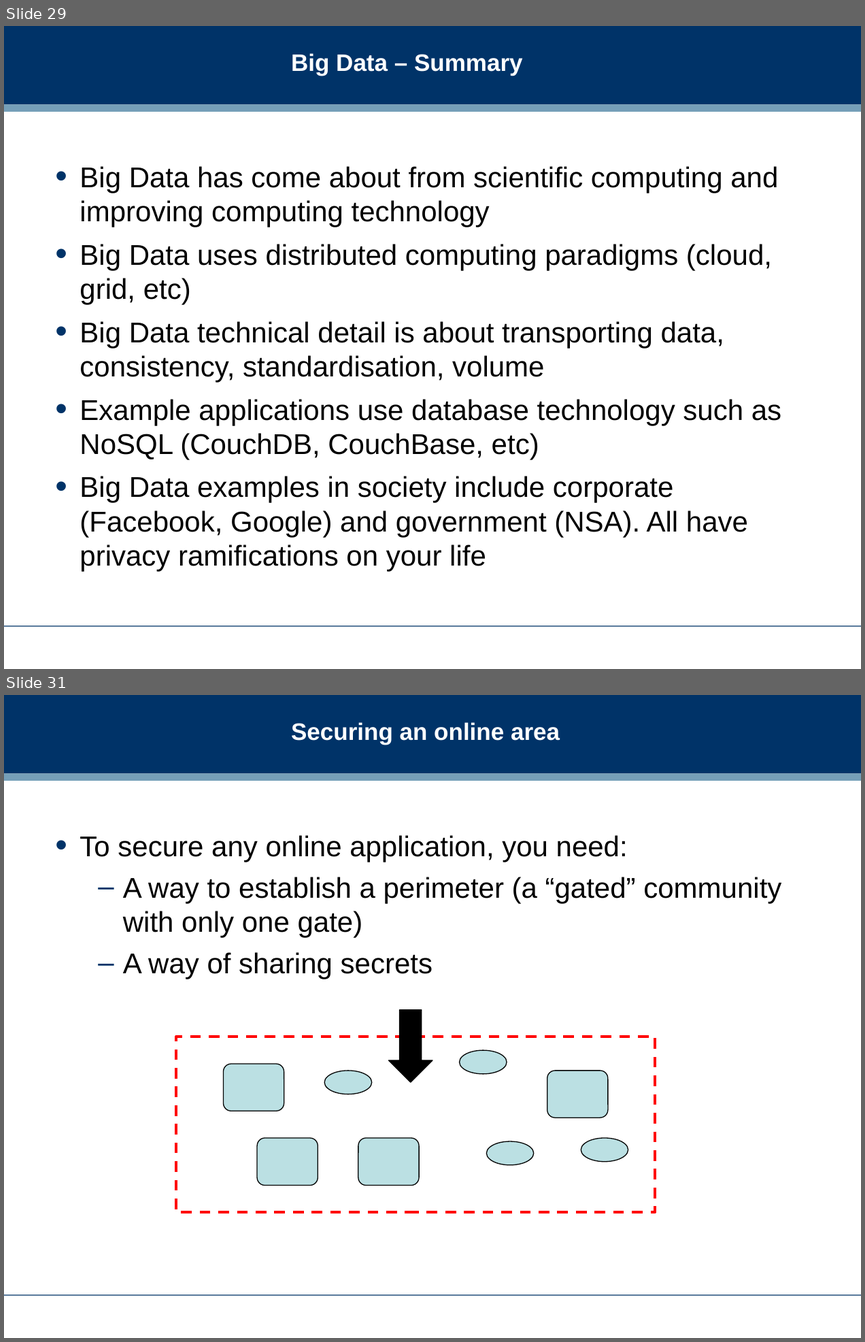
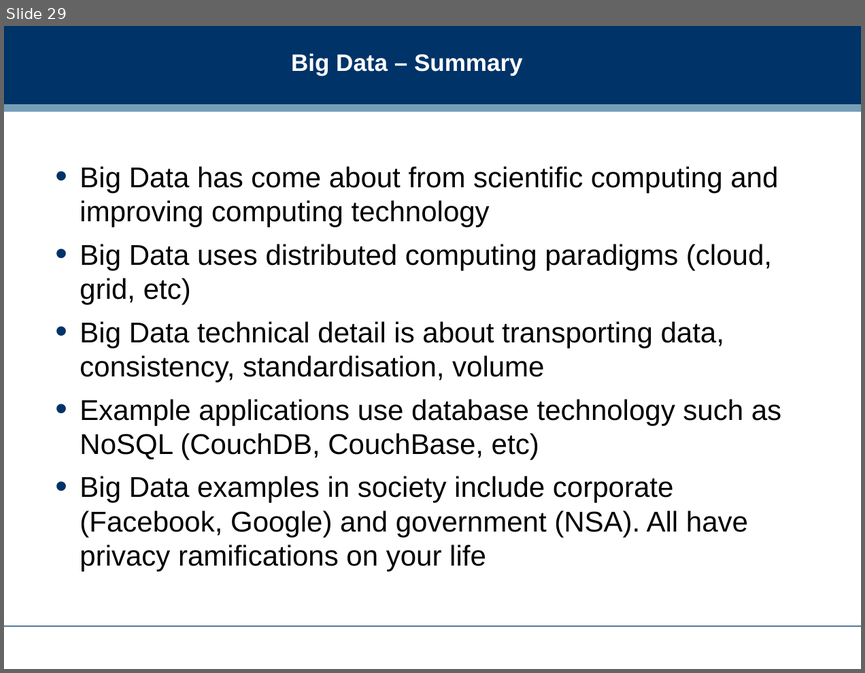
Before and after one commit to dreamind/ix, a slide deck: lectures/review/exam_review.ppt. Shown one above the other, each under a label of ours: slides 29 and 31 before the commit, slide 29 after it; the slides between them are not shown. The pictures are 865x1342 and 865x673 pixels, drawn with LibreOffice and Linux fonts; fonts in the diff are those of the drawing; background and template pictures are left out. Boxes give left, top, right and bottom in pixels: in the first picture for what was removed or moved away, otherwise in the second. Text is boxed around its words. In the diff, an @@ line names an element or a change of style, - is before the commit and + after.

```diff
--- a/lectures/review/exam_review.ppt
+++ b/lectures/review/exam_review.ppt
@@ slide 31 removed at box(4, 695, 861, 1338), background #FFFFFF; not listed: 3 template elements that a slide beside it also shows @@
@@ title removed at box(291, 722, 560, 745) @@
-Securing an online area
@@ text removed at box(79, 835, 781, 979) @@
-• To secure any online application, you need:
-  – A way to establish a perimeter (a “gated” community with only one gate)
-  – A way of sharing secrets
@@ down arrow removed at box(389, 1009, 432, 1083) @@
@@ rectangle removed at box(176, 1037, 655, 1212) @@
@@ ellipse removed at box(459, 1050, 506, 1074) @@
@@ rounded rectangle removed at box(224, 1064, 284, 1110) @@
@@ ellipse removed at box(324, 1070, 372, 1094) @@
@@ rounded rectangle removed at box(547, 1070, 608, 1117) @@
@@ rounded rectangle removed at box(257, 1138, 317, 1185) @@
@@ rounded rectangle removed at box(358, 1138, 419, 1185) @@
@@ ellipse removed at box(486, 1141, 534, 1166) @@
@@ ellipse removed at box(581, 1138, 628, 1162) @@
```
Also in this commit, not shown: 2 slides changed.
